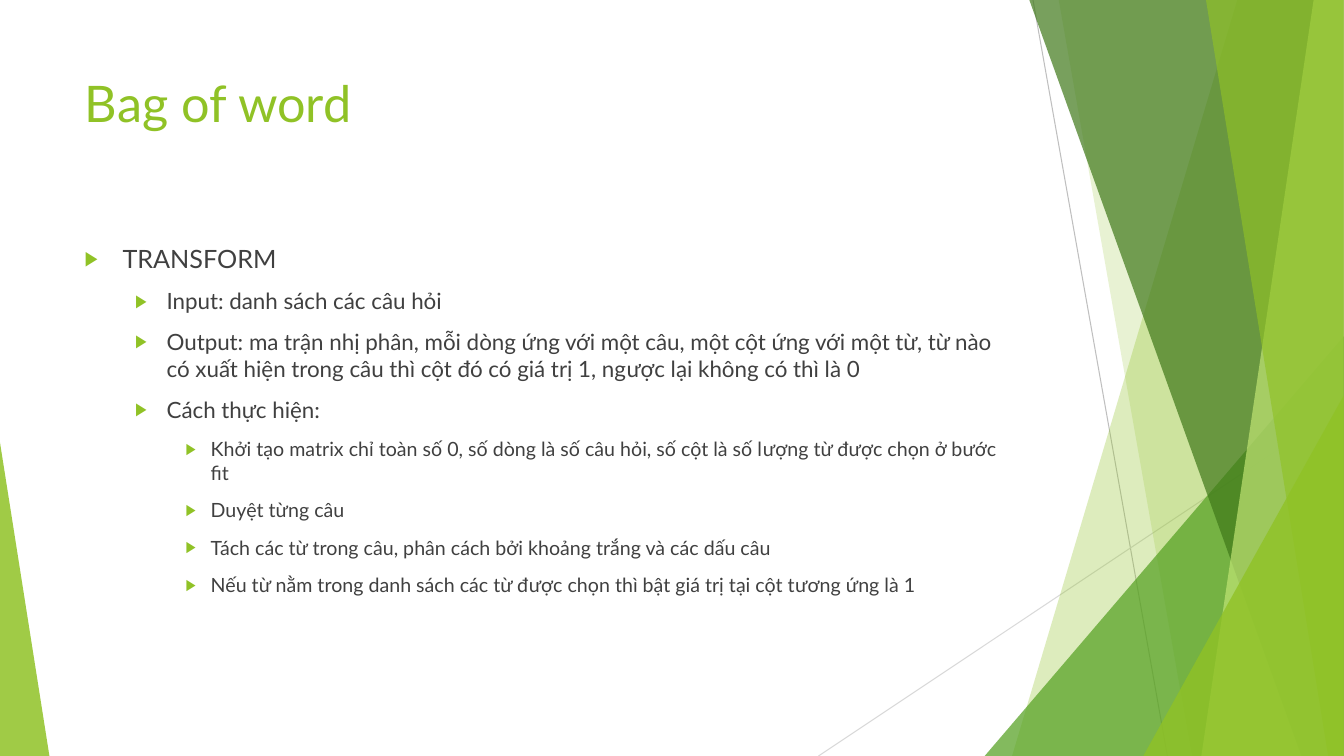
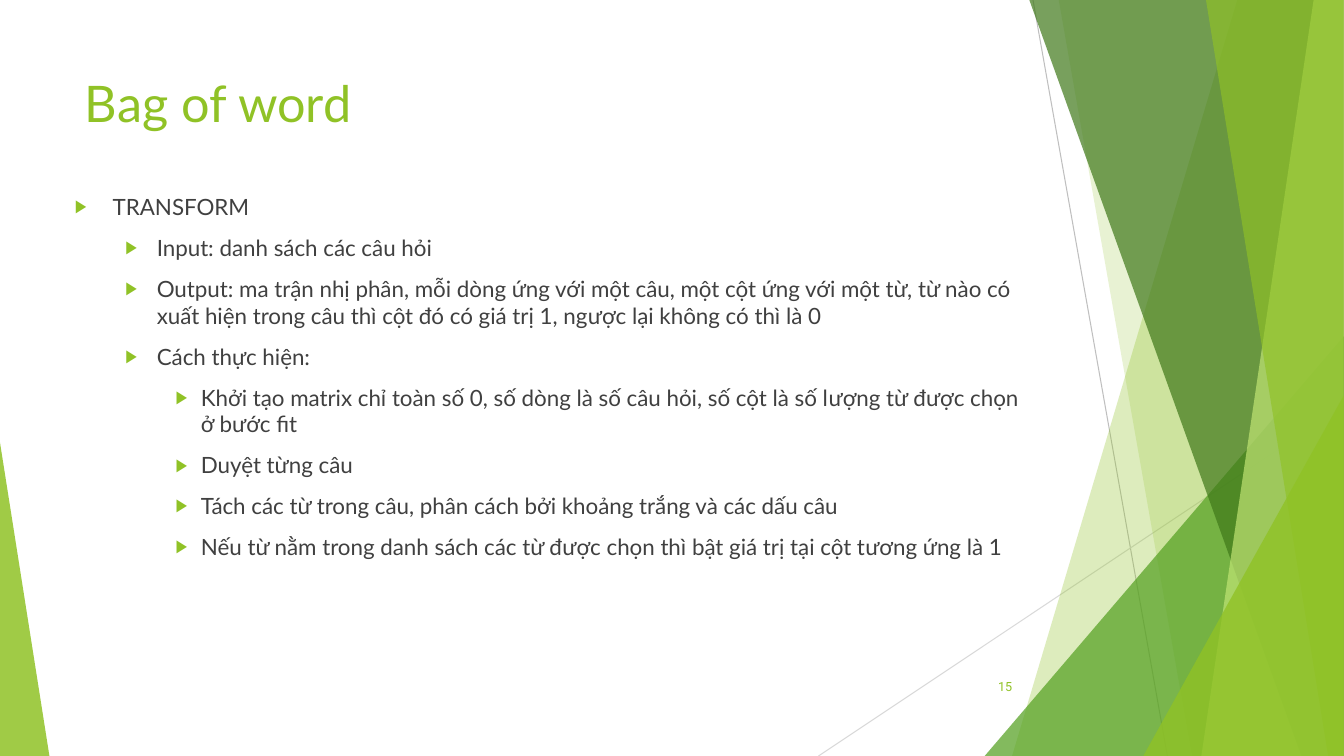
Before and after one commit to NhanCode/DataScienceFinalProject, a slide deck: slide 15 of DACK_Slide.pptx. Drawn at 1344x756 pixels with LibreOffice and Linux fonts; fonts in the diff are those of the drawing. Boxes give left, top, right and bottom in pixels: in the first picture for what was removed or moved away, otherwise in the second. Text is boxed around its words. In the diff, an @@ line names an element or a change of style, - is before the commit and + after.

```diff
--- a/DACK_Slide.pptx
+++ b/DACK_Slide.pptx
@@ text "TRANSFORM": place and size @@
-text "TRANSFORM" at bbox=[123, 249, 996, 596]
+text "TRANSFORM" at bbox=[113, 199, 1018, 559]
@@ text at bbox=[113, 199, 1018, 559]: size 18 to 16 pt in "TRANSFORM"; size 14 to 16 pt in "Khởi tạo matrix chỉ toàn số 0, ...", "Duyệt từng câu", "Tách các từ trong câu, phân cách ...", "Nếu từ nằm trong danh sách các ..." @@
@@ page number added at bbox=[998, 682, 1012, 691], 9 pt, text #90C226 @@
+15
```
Also in this commit, not shown: 18 other slides changed, 3 slides added, 1 slide removed, 2 other files.
